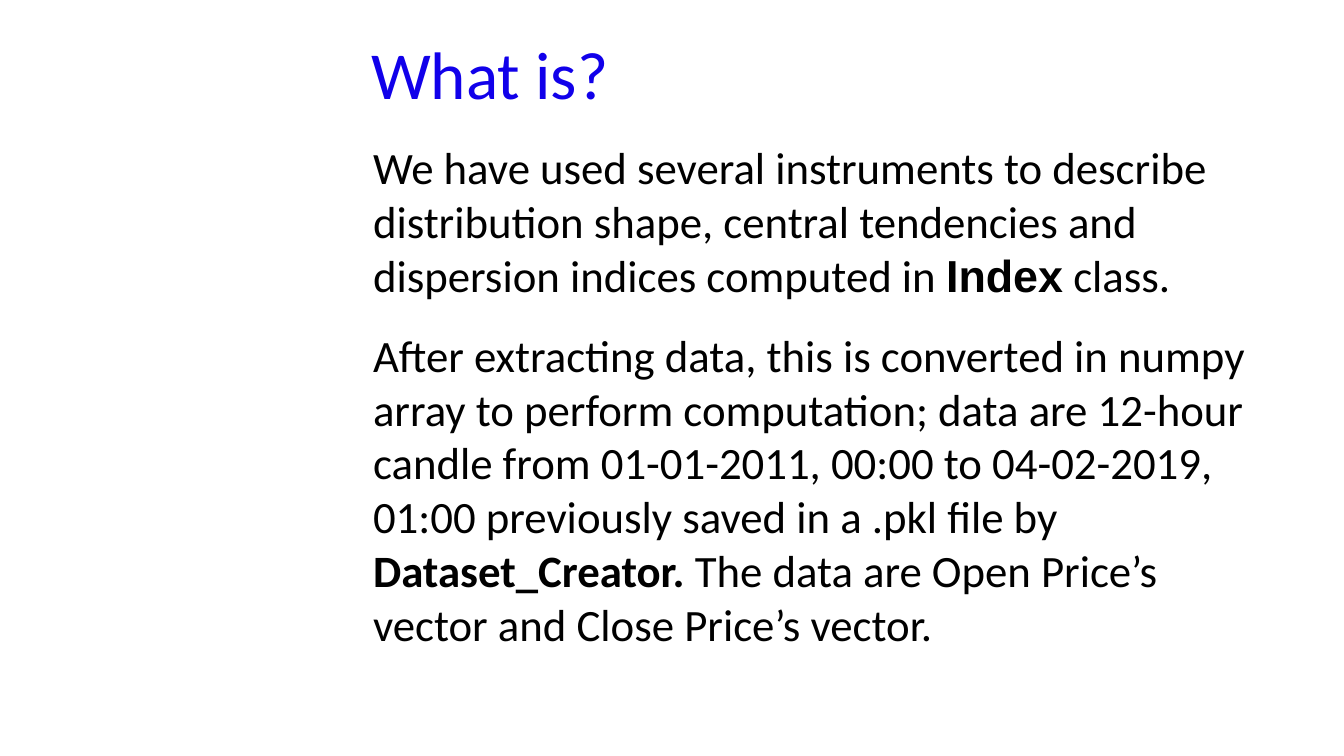
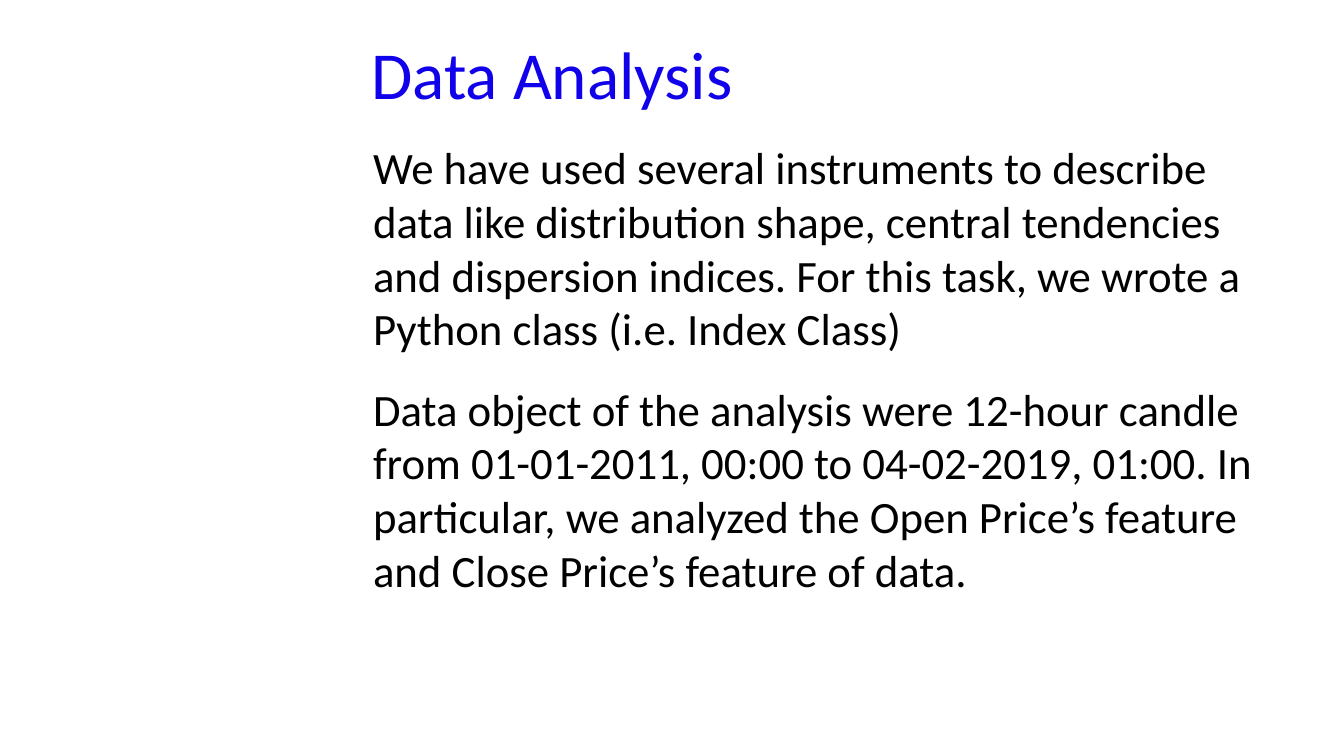
Before and after one commit to GabriM97/CryptoWolf, a slide deck: slide 35 of Student Presentation/Student_Presentation.odp (slide 34 before the commit). Drawn at 1344x756 pixels with LibreOffice and Linux fonts; fonts in the diff are those of the drawing; background and template pictures are left out. Boxes give left, top, right and bottom in pixels: in the first picture for what was removed or moved away, otherwise in the second. Text is boxed around its words. In the diff, an @@ line names an element or a change of style, - is before the commit and + after.

```diff
--- a/Student Presentation/Student_Presentation.odp
+++ b/Student Presentation/Student_Presentation.odp
@@ title at (x1=371, y1=52, x2=732, y2=110): text changed @@
-What is?
+Data Analysis
@@ text at (x1=373, y1=153, x2=1252, y2=588): text changed @@
-We have used several instruments to describe distribution shape, central tendencies and dispersion indices computed in Index class.
-After extracting data, this is converted in numpy array to perform computation; data are 12-hour candle from 01-01-2011, 00:00 to 04-02-2019, 01:00 previously saved in a .pkl file by Dataset_Creator. The data are Open Price’s vector and Close Price’s vector.
+We have used several instruments to describe data like distribution shape, central tendencies and dispersion indices. For this task, we wrote a Python class (i.e. Index Class)
+Data object of the analysis were 12-hour candle from 01-01-2011, 00:00 to 04-02-2019, 01:00. In particular, we analyzed the Open Price’s feature and Close Price’s feature of data.
```
Also in this commit, not shown: 17 other slides changed, 4 slides added, 3 slides removed, 5 other files.
